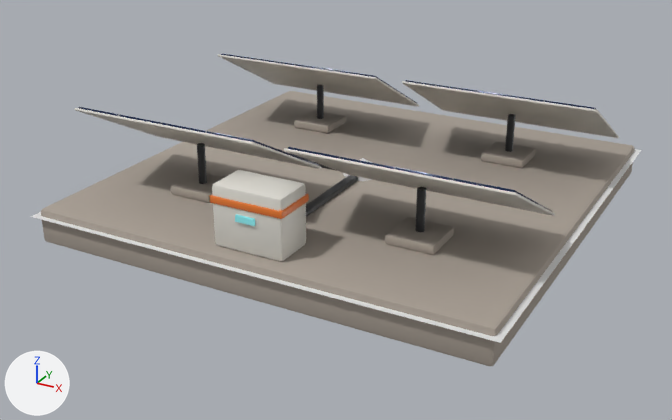
A saved change to the Blender file res/models/placement/power/solar_array_2x2.blend.
The view is the same before and after, from a camera (50 mm lens) standing at (3.51, -6.87, 3.09) and looking at (-0.11, -0.3, -0.19). The lights are fixed; the arrows at lower left show +X, +Y and +Z. The older version comes first.

Objects in the first picture: '%P%Footprint', 'SolarArray' and 1 more.
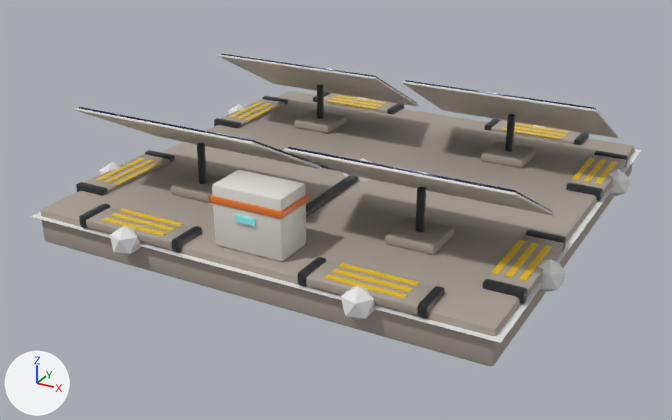
Boxes (x1, y1, x2, y2) around the edits, measured in the pictures (672 x 420 px):
'%V%AnchorOut.007+', added: after (298, 257, 444, 318)
'%V%AnchorOut+', added: after (483, 230, 566, 304)
'%V%AnchorOut.006+', added: after (79, 204, 202, 253)
'%V%AnchorOut.002+', added: after (76, 150, 175, 196)
'%V%AnchorOut.001+', added: after (566, 151, 628, 201)
'%V%AnchorOut.005+', added: after (485, 119, 589, 145)
'%V%AnchorOut.003+', added: after (214, 96, 288, 128)
'%V%AnchorOut.004+', added: after (313, 92, 404, 114)
'%P%AnchorOut.007', added: after (341, 286, 375, 320)
'%P%AnchorOut.006', added: after (110, 225, 141, 256)
'%P%AnchorOut', added: after (538, 259, 566, 292)
'%P%AnchorOut.001', added: after (609, 169, 631, 196)
'%P%AnchorOut.002', added (mostly hidden): after (99, 162, 121, 175)
'%P%AnchorOut.003', added (mostly hidden): after (228, 104, 246, 114)

The change, as a diff of the scene's bpy script:
```diff
--- a/res/models/placement/power/solar_array_2x2.blend.py
+++ b/res/models/placement/power/solar_array_2x2.blend.py
@@ ob_v_anchorout_007 @@
+ob_v_anchorout_007 = bpy.data.objects.new('%V%AnchorOut.007+', me_v_anchorout_007)  # 192 vertices, 180 faces; spans x 0.51..1.49, y -1.98..-1.675, z 0.01..0.11; in mat_concrete (grey #aaa095), mat_frame_graphite (dark grey #35373a), mat_hazard_yellow (yellow #edc427)
+ob_v_anchorout_007.location = (0.0, 0.0, 0.0)
@@ ob_v_anchorout_006 @@
+ob_v_anchorout_006 = bpy.data.objects.new('%V%AnchorOut.006+', me_v_anchorout_006)  # 192 vertices, 180 faces; spans x -1.49..-0.51, y -1.98..-1.675, z 0.01..0.11; in mat_concrete (grey #aaa095), mat_frame_graphite (dark grey #35373a), mat_hazard_yellow (yellow #edc427)
+ob_v_anchorout_006.location = (0.0, 0.0, 0.0)
@@ ob_v_anchorout_005 @@
+ob_v_anchorout_005 = bpy.data.objects.new('%V%AnchorOut.005+', me_v_anchorout_005)  # 192 vertices, 180 faces; spans x 0.51..1.49, y 1.675..1.98, z 0.01..0.11; in mat_concrete (grey #aaa095), mat_frame_graphite (dark grey #35373a), mat_hazard_yellow (yellow #edc427)
+ob_v_anchorout_005.location = (0.0, 0.0, 0.0)
@@ ob_v_anchorout_004 @@
+ob_v_anchorout_004 = bpy.data.objects.new('%V%AnchorOut.004+', me_v_anchorout_004)  # 192 vertices, 180 faces; spans x -1.49..-0.51, y 1.675..1.98, z 0.01..0.11; in mat_concrete (grey #aaa095), mat_frame_graphite (dark grey #35373a), mat_hazard_yellow (yellow #edc427)
+ob_v_anchorout_004.location = (0.0, 0.0, 0.0)
@@ ob_v_anchorout_003 @@
+ob_v_anchorout_003 = bpy.data.objects.new('%V%AnchorOut.003+', me_v_anchorout_003)  # 192 vertices, 180 faces; spans x -1.98..-1.675, y 0.51..1.49, z 0.01..0.11; in mat_concrete (grey #aaa095), mat_frame_graphite (dark grey #35373a), mat_hazard_yellow (yellow #edc427)
+ob_v_anchorout_003.location = (0.0, 0.0, 0.0)
@@ ob_v_anchorout_002 @@
+ob_v_anchorout_002 = bpy.data.objects.new('%V%AnchorOut.002+', me_v_anchorout_002)  # 192 vertices, 180 faces; spans x -1.98..-1.675, y -1.49..-0.51, z 0.01..0.11; in mat_concrete (grey #aaa095), mat_frame_graphite (dark grey #35373a), mat_hazard_yellow (yellow #edc427)
+ob_v_anchorout_002.location = (0.0, 0.0, 0.0)
@@ ob_v_anchorout_001 @@
+ob_v_anchorout_001 = bpy.data.objects.new('%V%AnchorOut.001+', me_v_anchorout_001)  # 192 vertices, 180 faces; spans x 1.675..1.98, y 0.51..1.49, z 0.01..0.11; in mat_concrete (grey #aaa095), mat_frame_graphite (dark grey #35373a), mat_hazard_yellow (yellow #edc427)
+ob_v_anchorout_001.location = (0.0, 0.0, 0.0)
@@ ob_v_anchorout @@
+ob_v_anchorout = bpy.data.objects.new('%V%AnchorOut+', me_v_anchorout)  # 192 vertices, 180 faces; spans x 1.675..1.98, y -1.49..-0.51, z 0.01..0.11; in mat_concrete (grey #aaa095), mat_frame_graphite (dark grey #35373a), mat_hazard_yellow (yellow #edc427)
+ob_v_anchorout.location = (0.0, 0.0, 0.0)
@@ ob_p_anchorout_007 @@
+ob_p_anchorout_007 = bpy.data.objects.new('%P%AnchorOut.007', me_p_center.copy())  # the mesh of ob_p_center
+ob_p_anchorout_007.location = (1.0, -2.0, 0.013)
+ob_p_anchorout_007.scale = (0.13, 0.13, 0.13)
@@ ob_p_anchorout_006 @@
+ob_p_anchorout_006 = bpy.data.objects.new('%P%AnchorOut.006', me_p_center.copy())  # the mesh of ob_p_center
+ob_p_anchorout_006.location = (-1.0, -2.0, 0.013)
+ob_p_anchorout_006.scale = (0.13, 0.13, 0.13)
@@ ob_p_anchorout_003 @@
+ob_p_anchorout_003 = bpy.data.objects.new('%P%AnchorOut.003', me_p_center.copy())  # the mesh of ob_p_center
+ob_p_anchorout_003.location = (-2.0, 1.0, 0.013)
+ob_p_anchorout_003.scale = (0.13, 0.13, 0.13)
@@ ob_p_anchorout_002 @@
+ob_p_anchorout_002 = bpy.data.objects.new('%P%AnchorOut.002', me_p_center.copy())  # the mesh of ob_p_center
+ob_p_anchorout_002.location = (-2.0, -1.0, 0.013)
+ob_p_anchorout_002.scale = (0.13, 0.13, 0.13)
@@ ob_p_anchorout_001 @@
+ob_p_anchorout_001 = bpy.data.objects.new('%P%AnchorOut.001', me_p_center.copy())  # the mesh of ob_p_center
+ob_p_anchorout_001.location = (2.0, 1.0, 0.013)
+ob_p_anchorout_001.scale = (0.13, 0.13, 0.13)
@@ ob_p_anchorout @@
+ob_p_anchorout = bpy.data.objects.new('%P%AnchorOut', me_p_center.copy())  # the mesh of ob_p_center
+ob_p_anchorout.location = (2.0, -1.0, 0.013)
+ob_p_anchorout.scale = (0.13, 0.13, 0.13)
```
